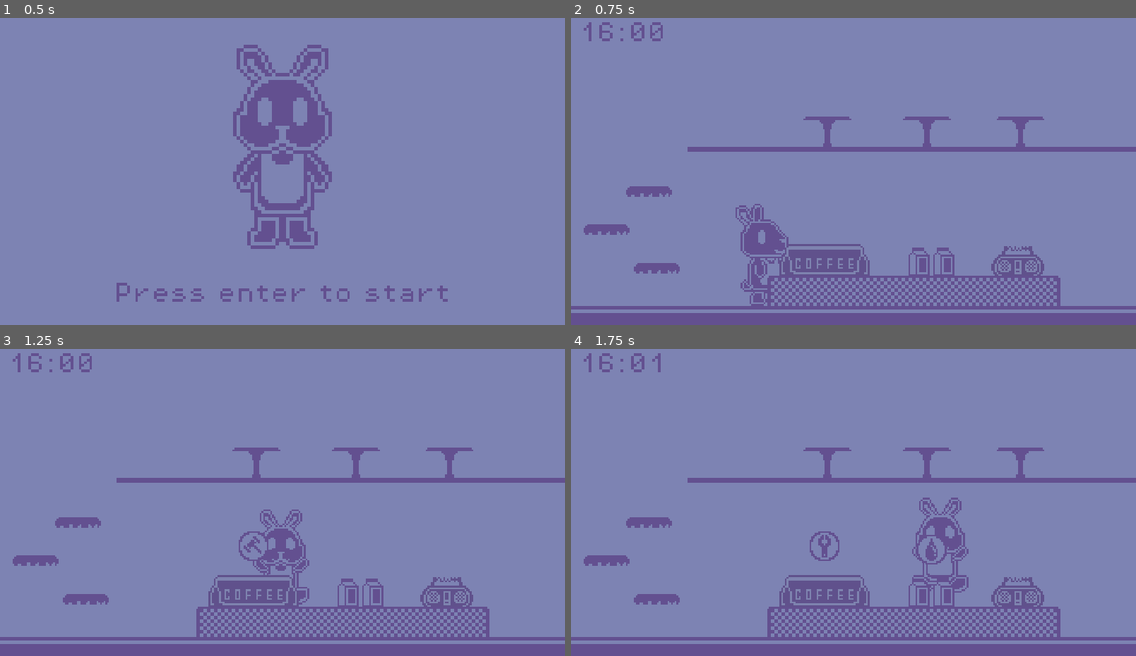
Above: before the commit, frames 1-4 (two rows, left to right).
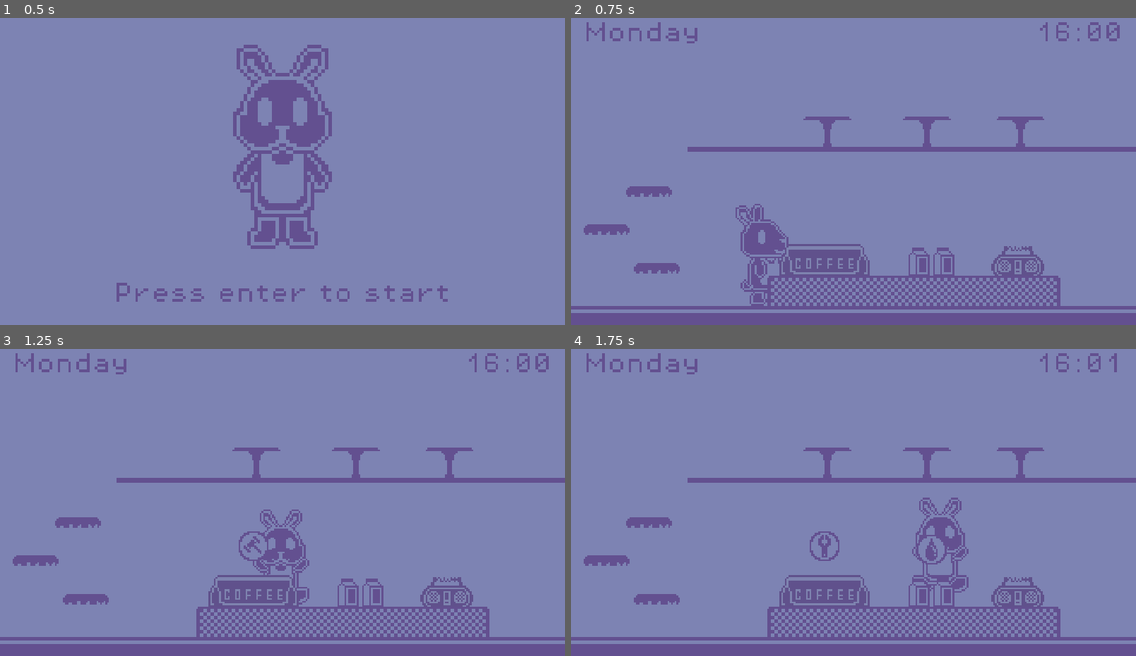
Above: after the commit, the same moments.

Repository: yndajas/1-bit-jam-2
Game: Godot game, scene res://scenes/menu.tscn
The game is run twice, just before and just after one commit, with the same random seed, the same clock (stepped at 60 frames per second) and the same inputs. Sound files missing from this copy of the repository are replaced by a short silence.
Inputs:
- Up to frame 1 (0.5 s): no input
- Up to frame 2 (0.75 s): tap Enter (continue) at 0.5 s; hold Right (move_right) from 0.53 s (still down); hold Enter (continue) from 0.53 s (still down)
- Up to frame 3 (1.25 s): keep holding Right (move_right); keep holding Enter (continue); tap Space (jump) at 0.77 s
- Up to frame 4 (1.75 s): keep holding Right (move_right); release Enter (continue) at 1.28 s; tap Z (interact) at 1.35 s; tap Space (jump) at 1.52 s

Frame 1 is identical in both runs. In frame 2, 0.7% of the frame differs, in the area x 2-98%, y 1-9%; in frame 3, 0.7%; in frame 4, 0.7%.

Commit message:
Add day to level

Diff:
--- a/scenes/main.tscn
+++ b/scenes/main.tscn
@@ -162,10 +162,19 @@
 [node name="BlastSfxPlayer" type="AudioStreamPlayer" parent="Speaker"]
 stream = ExtResource("21_ikj14")
 
+[node name="DayText" type="RichTextLabel" parent="."]
+offset_left = 14.0
+offset_top = 16.0
+offset_right = 214.0
+offset_bottom = 40.0
+theme = ExtResource("10_mf6td")
+theme_override_colors/default_color = Color(0.388235, 0.313726, 0.564706, 1)
+text = "Monday"
+
 [node name="ClockText" type="RichTextLabel" parent="."]
-offset_left = 8.0
+offset_left = 525.0
 offset_top = 16.0
-offset_right = 115.0
+offset_right = 632.0
 offset_bottom = 40.0
 theme = ExtResource("10_mf6td")
 theme_override_colors/default_color = Color(0.388235, 0.313726, 0.564706, 1)
--- a/scripts/global.gd
+++ b/scripts/global.gd
@@ -1,6 +1,7 @@
 extends Node
 
 const CUSTOMER_SPEED: float = 50.0
+const LEVEL_NAMES: Array[String] = ["Monday", "Wednesday", "Friday", "Sunday"]
 const LEVEL_SPAWNS: Array[Array] = [
 	[
 		{"customer_type_index": 0, "wait_time": 3.0},
@@ -58,6 +59,10 @@
 var level_scores: Array[int] = [0, 0, 0, 0]
 
 
+func current_level_name() -> String:
+	return LEVEL_NAMES[current_level]
+
+
 func load_main_scene() -> void:
 	get_tree().change_scene_to_file("res://scenes/main.tscn")
 
--- a/scripts/main.gd
+++ b/scripts/main.gd
@@ -16,6 +16,8 @@
 @onready var counter_left_edge: int = floori($Counter.position.x - counter_half_width)
 @onready var counter_right_edge: int = ceili($Counter.position.x + counter_half_width)
 @onready var customer_spawner: Node2D = $CustomerSpawner
+@onready var day_text: RichTextLabel = $DayText
+@onready var day_text_bottom_edge: int = ceili(day_text.position.y + day_text.size.y)
 @onready var oat_milk: Area2D = $OatMilk
 @onready var player: CharacterBody2D = $Player
 @onready var speaker: Area2D = $Speaker
@@ -38,6 +40,7 @@
 
 
 func _ready() -> void:
+	day_text.text = Global.current_level_name()
 	coffee_machine.connect("coffee_machine_broken", on_coffee_machine_broken)
 	coffee_machine.connect("coffee_machine_fixed", on_coffee_machine_fixed)
 	customer_spawner.connect("customer_arrived", on_customer_arrived)
@@ -222,7 +225,7 @@
 			top_floor_left_edge - window_crack_half_width - 24
 		),
 		randi_range(
-			clock_text_bottom_edge + window_crack_half_height + 24,
+			day_text_bottom_edge + window_crack_half_height + 24,
 			step_2_top_edge - window_crack_half_height - 24
 		)
 	)
@@ -237,7 +240,7 @@
 			Global.PLAYABLE_RIGHT_EDGE - window_crack_half_width - 24
 		),
 		randi_range(
-			Global.PLAYABLE_TOP_EDGE + window_crack_half_height + 24,
+			clock_text_bottom_edge + window_crack_half_height + 24,
 			top_floor_top_edge - window_crack_half_height - 24
 		)
 	)
